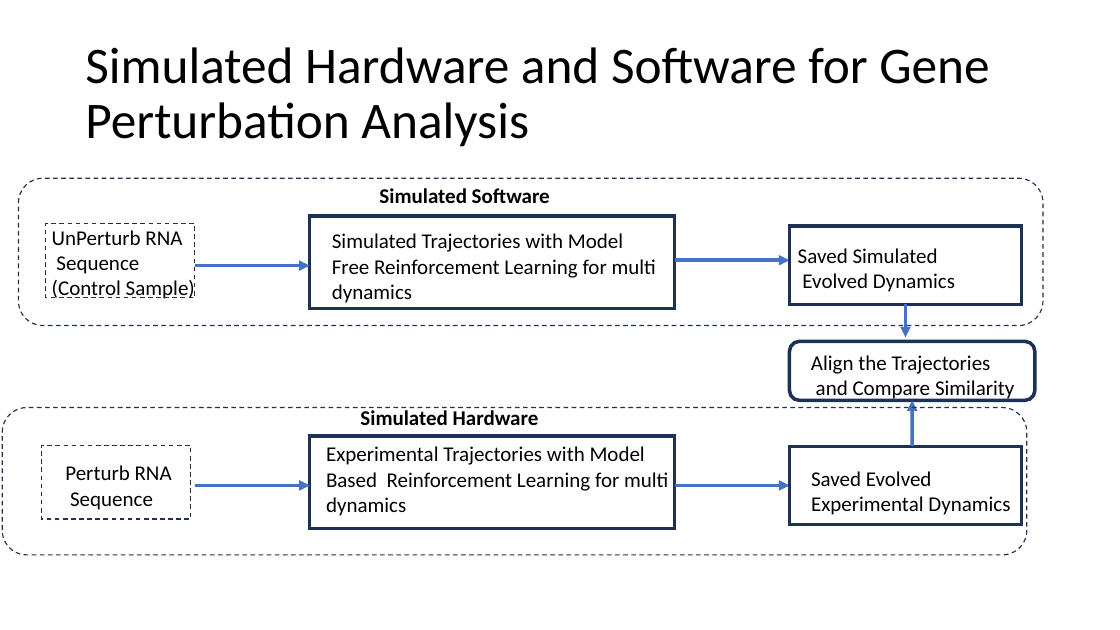
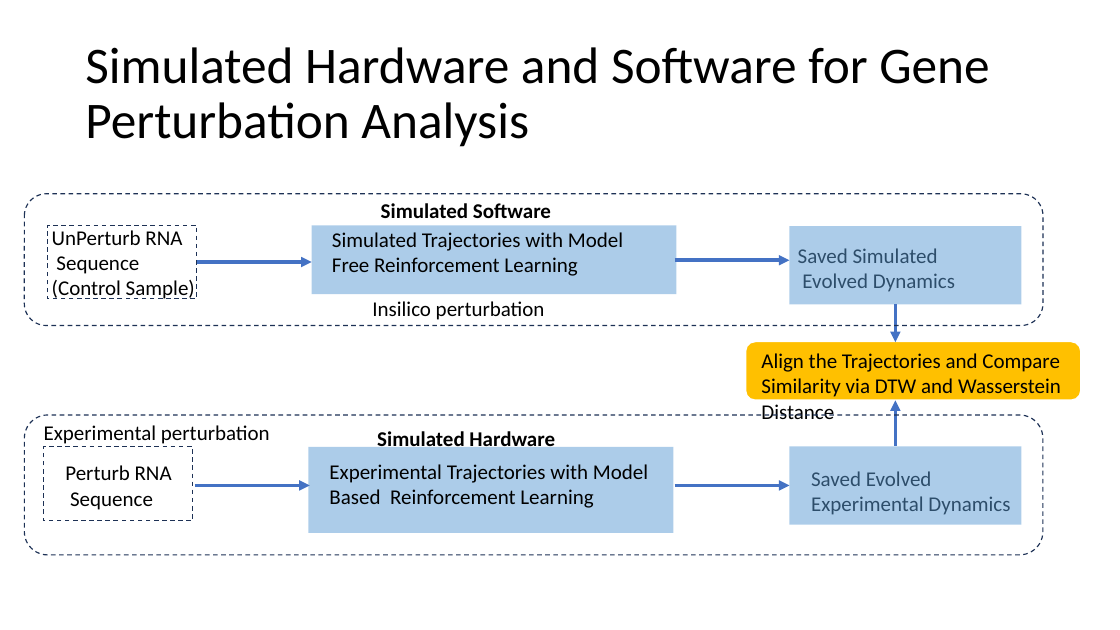
Before and after one commit to boabangf/GNN_RL_gene_trajectory_perturbation, a slide deck: slide 7 of ppt slides for omic codeathon (1).pptx (slide 9 before the commit). Drawn at 1120x630 pixels with LibreOffice and Linux fonts; fonts in the diff are those of the drawing. Boxes give left, top, right and bottom in pixels: in the first picture for what was removed or moved away, otherwise in the second. Text is boxed around its words. In the diff, an @@ line names an element or a change of style, - is before the commit and + after.

```diff
--- a/ppt slides for omic codeathon (1).pptx
+++ b/ppt slides for omic codeathon (1).pptx
@@ rounded rectangle: place and size @@
-rounded rectangle at bbox=[18, 178, 1044, 325]
+rounded rectangle at bbox=[24, 194, 1044, 326]
@@ text "Simulated Software": place and size @@
-text "Simulated Software" at bbox=[379, 188, 550, 203]
+text "Simulated Software" at bbox=[381, 203, 551, 218]
@@ rectangle: place and size @@
-rectangle at bbox=[310, 216, 675, 308]
+rectangle at bbox=[312, 225, 676, 294]
@@ arrow moved from (195, 266) - (310, 266) to (197, 262) - (312, 262) @@
@@ text at bbox=[332, 257, 577, 276]: text changed @@
-Free Reinforcement Learning for multi
-dynamics
+Free Reinforcement Learning
@@ text added at bbox=[372, 301, 545, 320], 18 pt, text #000000 @@
+Insilico perturbation
@@ arrow moved from (906, 304) - (906, 338) to (896, 304) - (896, 342) @@
@@ rounded rectangle: place and size @@
-rounded rectangle at bbox=[790, 341, 1035, 400]
+rounded rectangle at bbox=[745, 341, 1081, 400]
@@ rounded rectangle at bbox=[745, 341, 1081, 400]: fill none to #FFC000; outline #1E3256 3 pt to #FFFFFF 1.5 pt @@
@@ text at bbox=[761, 353, 1061, 419]: text changed @@
-Align the Trajectories
-and Compare Similarity
+Align the Trajectories and Compare Similarity via DTW and Wasserstein Distance
@@ rounded rectangle: place and size @@
-rounded rectangle at bbox=[3, 408, 1028, 555]
+rounded rectangle at bbox=[24, 415, 1044, 555]
@@ arrow moved from (912, 446) - (912, 401) to (896, 445) - (896, 401) @@
@@ text added at bbox=[44, 425, 270, 444], 18 pt, text #000000 @@
+Experimental perturbation
@@ fill none to #5B9BD5 at 50% opacity; outline #1E3256 3 pt to none in 4 elements at bbox=[790, 226, 1022, 304], bbox=[790, 446, 1022, 524], bbox=[312, 225, 676, 294], bbox=[308, 447, 673, 533] @@
@@ rectangle: place and size @@
-rectangle at bbox=[310, 436, 675, 528]
+rectangle at bbox=[308, 447, 673, 533]
@@ text "Simulated Hardware": place and size @@
-text "Simulated Hardware" at bbox=[360, 407, 539, 425]
+text "Simulated Hardware" at bbox=[377, 429, 555, 447]
@@ text "Experimental Trajectories with Model": place and size @@
-text "Experimental Trajectories with Model" at bbox=[326, 446, 668, 516]
+text "Experimental Trajectories with Model" at bbox=[329, 464, 648, 508]
@@ text at bbox=[329, 489, 593, 508]: text changed @@
-Based Reinforcement Learning for multi
-dynamics
+Based Reinforcement Learning
```
Also in this commit, not shown: 5 other slides changed, 2 slides added, 3 slides removed.
